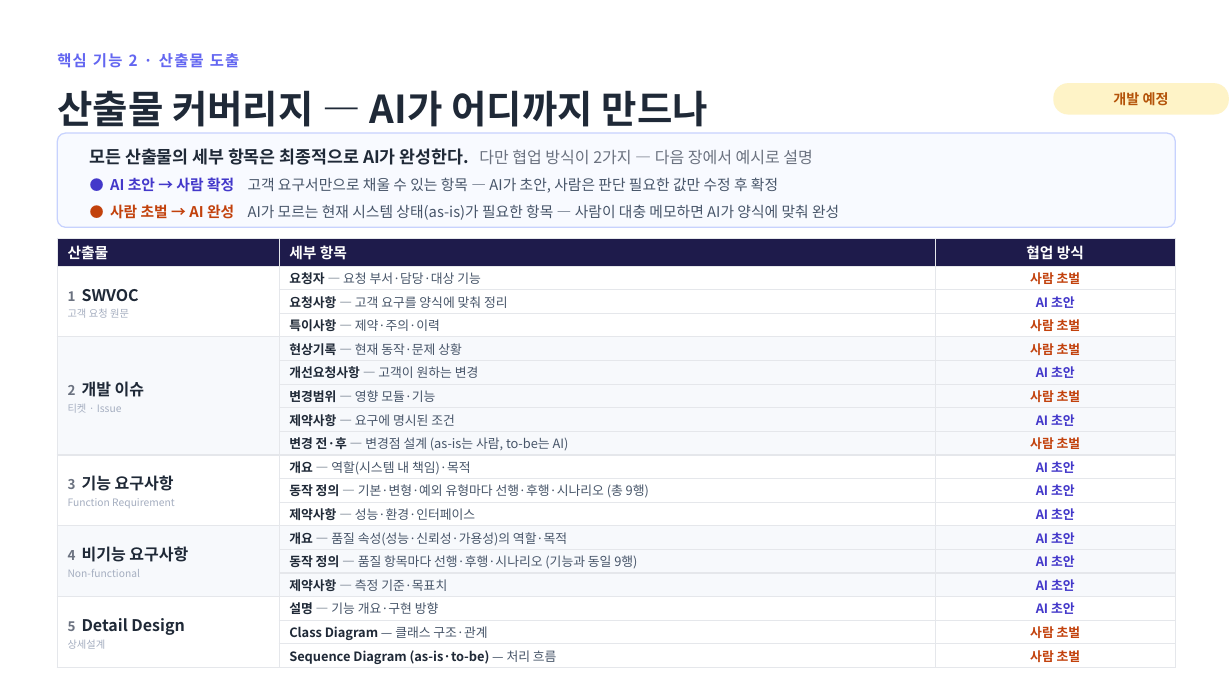
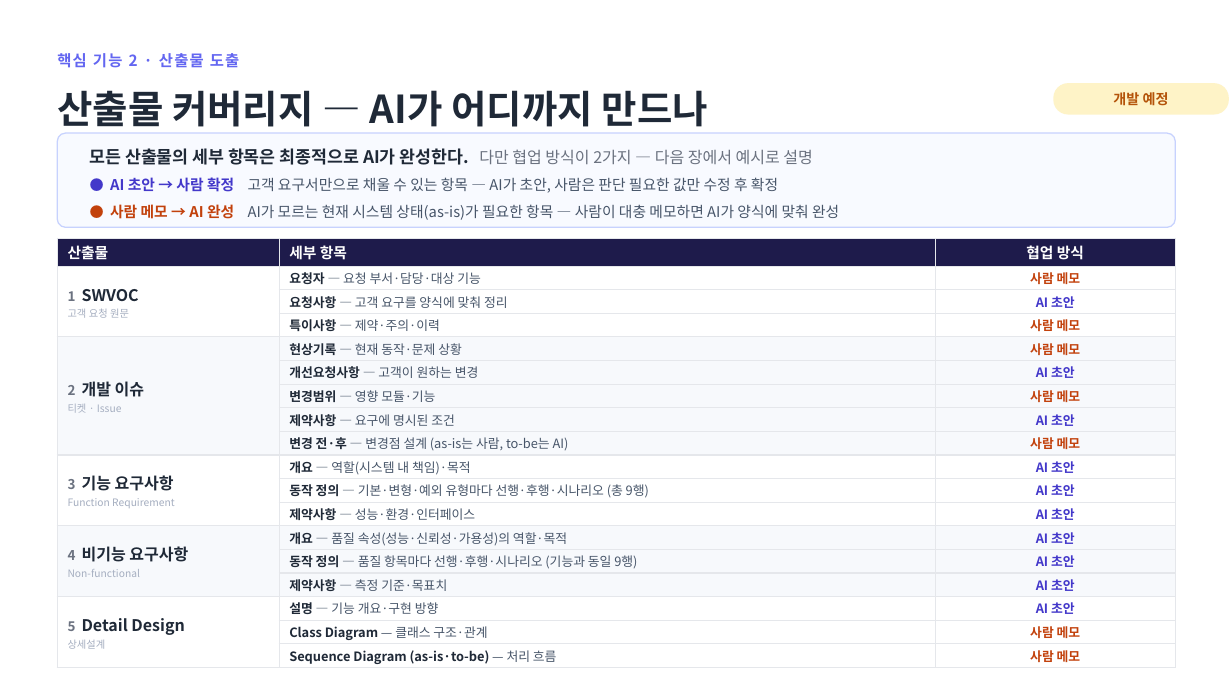
Before and after one commit to jihunhan98/semes-superrookie, a slide deck: slide 11 of docs/진행공유_요구사항자동화.pptx. Drawn at 1232x693 pixels with LibreOffice and Linux fonts; fonts in the diff are those of the drawing. Boxes give left, top, right and bottom in pixels: in the first picture for what was removed or moved away, otherwise in the second. Text is boxed around its words. In the diff, an @@ line names an element or a change of style, - is before the commit and + after.

```diff
--- a/docs/진행공유_요구사항자동화.pptx
+++ b/docs/진행공유_요구사항자동화.pptx
@@ text at [110,204,839,220]: text changed @@
-● 사람 초벌 → AI 완성 AI가 모르는 현재 시스템 상태(as-is)가 필요한 항목 — 사람이 대충 메모하면 AI가 양식에 맞춰 완성
+● 사람 메모 → AI 완성 AI가 모르는 현재 시스템 상태(as-is)가 필요한 항목 — 사람이 대충 메모하면 AI가 양식에 맞춰 완성
@@ table at [57,238,1176,668] @@
-row 2, column 3: 사람 초벌
+row 2, column 3: 사람 메모
-row 4, column 3: 사람 초벌
+row 4, column 3: 사람 메모
-row 5, column 3: 사람 초벌
+row 5, column 3: 사람 메모
-row 7, column 3: 사람 초벌
+row 7, column 3: 사람 메모
-row 9, column 3: 사람 초벌
+row 9, column 3: 사람 메모
-row 17, column 3: 사람 초벌
+row 17, column 3: 사람 메모
-row 18, column 3: 사람 초벌
+row 18, column 3: 사람 메모
```
Also in this commit, not shown: 1 other slide changed, 1 other file.
